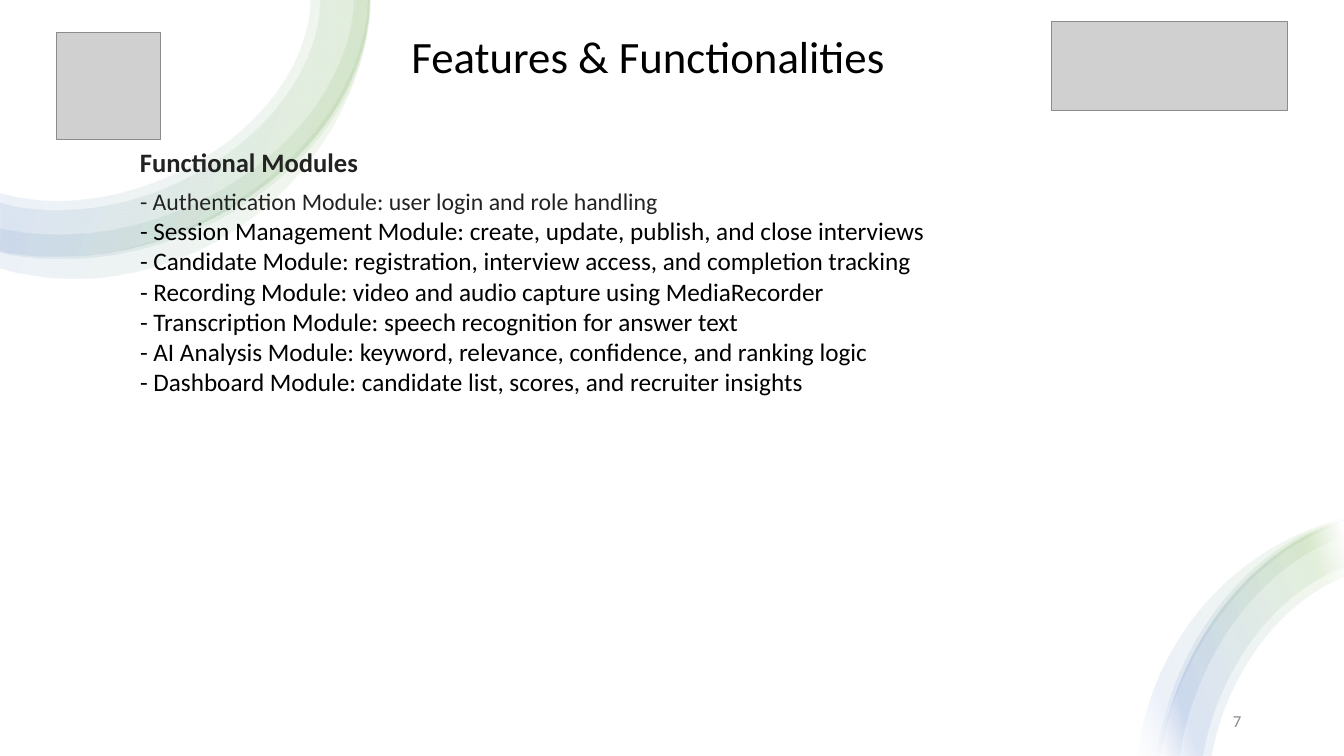
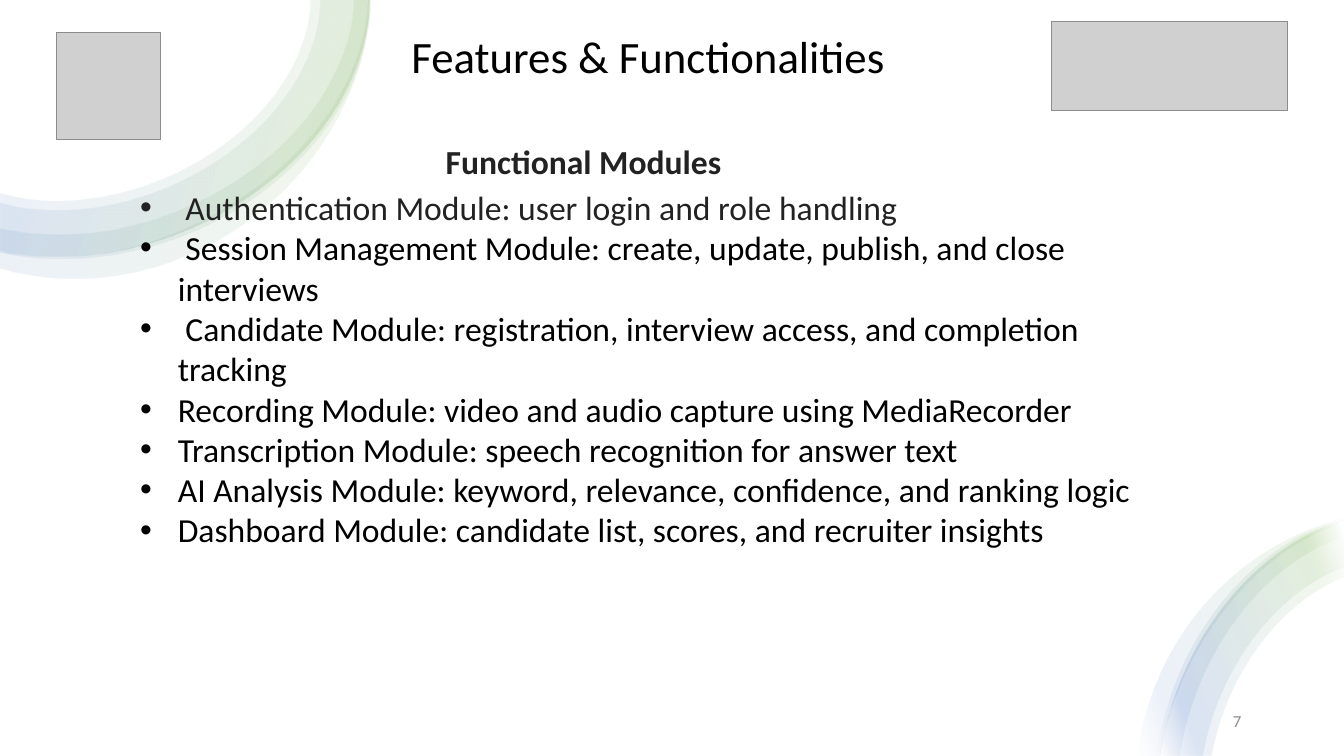
Before and after one commit to Shlokabhishek/Interview_Taker, a slide deck: slide 7 of AI_Viewers_Hackathon_Presentation_v2_symbols.pptx. Drawn at 1344x756 pixels with LibreOffice and Linux fonts; fonts in the diff are those of the drawing; grey boxes stand for pictures. Boxes give left, top, right and bottom in pixels: in the first picture for what was removed or moved away, otherwise in the second. Text is boxed around its words. In the diff, an @@ line names an element or a change of style, - is before the commit and + after.

```diff
--- a/AI_Viewers_Hackathon_Presentation_v2_symbols.pptx
+++ b/AI_Viewers_Hackathon_Presentation_v2_symbols.pptx
@@ text "Functional Modules": place and size @@
-text "Functional Modules" at <box>140,153,357,172</box>
+text "Functional Modules" at <box>446,150,721,175</box>
@@ text "Functional Modules" at <box>446,150,721,175</box>: size 19 to 24 pt @@
@@ text at <box>178,192,1130,548</box>: text changed; size 18 to 24 pt @@
-- Authentication Module: user login and role handling
-- Session Management Module: create, update, publish, and close interviews
-- Candidate Module: registration, interview access, and completion tracking
-- Recording Module: video and audio capture using MediaRecorder
-- Transcription Module: speech recognition for answer text
-- AI Analysis Module: keyword, relevance, confidence, and ranking logic
-- Dashboard Module: candidate list, scores, and recruiter insights
+• Authentication Module: user login and role handling
+• Session Management Module: create, update, publish, and close interviews
+• Candidate Module: registration, interview access, and completion tracking
+• Recording Module: video and audio capture using MediaRecorder
+• Transcription Module: speech recognition for answer text
+• AI Analysis Module: keyword, relevance, confidence, and ranking logic
+• Dashboard Module: candidate list, scores, and recruiter insights
```
Also in this commit, not shown: 5 other slides changed, 15 other files.
